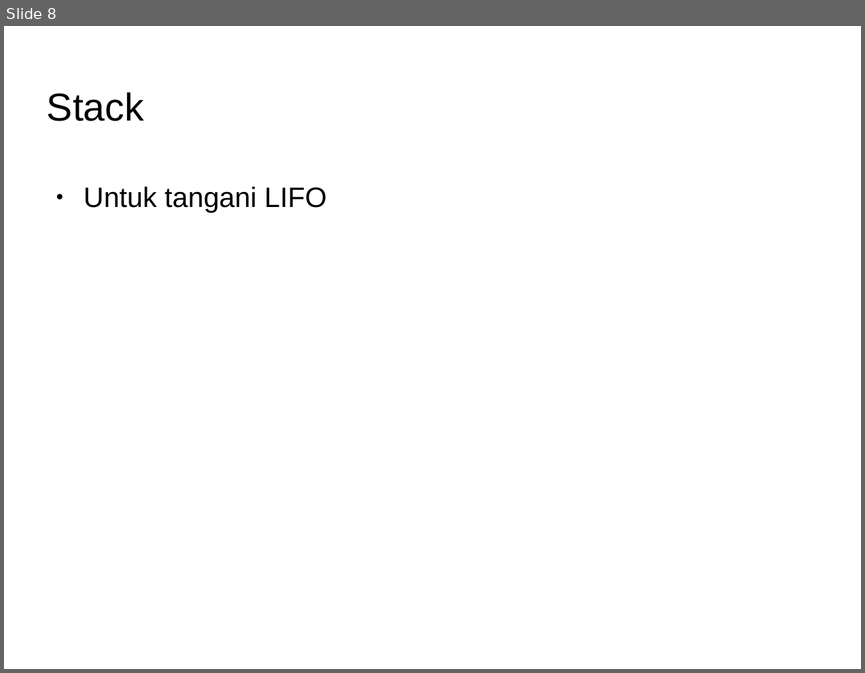
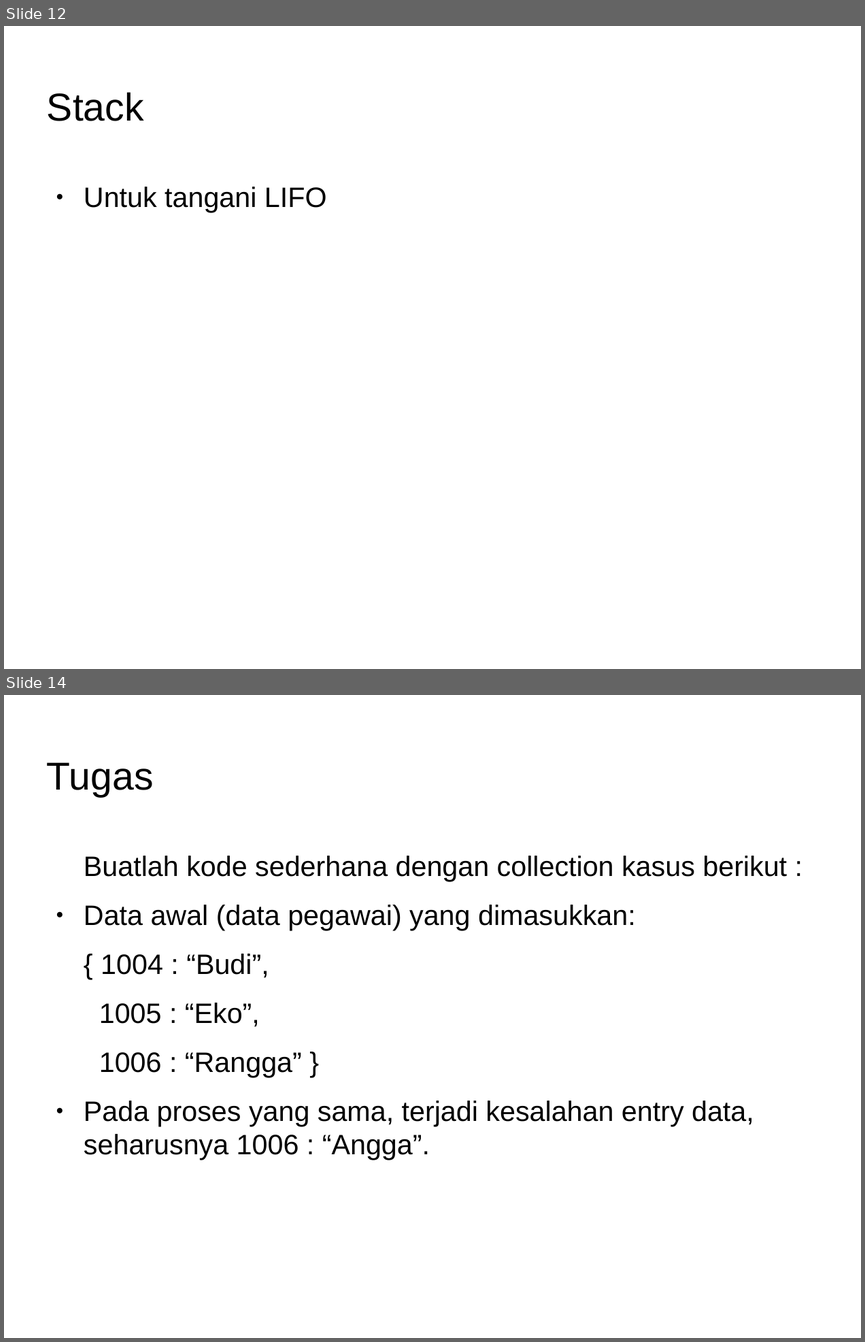
Before and after one commit to Dickyfathur7/pemrograman-komputer-2, a slide deck: 01-collection/slide-collection.odp. Shown one above the other, each under a label of ours: slide 8 before the commit, slides 12 and 14 after it; the slides between them are not shown. The pictures are 865x673 and 865x1342 pixels, drawn with LibreOffice and Linux fonts; fonts in the diff are those of the drawing; background and template pictures are left out. Boxes give left, top, right and bottom in pixels: in the first picture for what was removed or moved away, otherwise in the second. Text is boxed around its words. In the diff, an @@ line names an element or a change of style, - is before the commit and + after.

Commit message:
update materi, plus penambahan tugas

```diff
--- a/01-collection/slide-collection.odp
+++ b/01-collection/slide-collection.odp
@@ slide 14 added at [4,695,861,1338], background picture (left out) @@
@@ title added at [47,762,154,797], 36 pt, text #000000 @@
+Tugas
@@ text added at [84,855,787,1159], 26 pt, text #000000 @@
+Buatlah kode sederhana dengan collection kasus berikut :
+● Data awal (data pegawai) yang dimasukkan:
+{ 1004 : “Budi”,
+1005 : “Eko”,
+1006 : “Rangga” }
+● Pada proses yang sama, terjadi kesalahan entry data, seharusnya 1006 : “Angga”.
@@ what was slide 8 is now slide 12 @@
```
Also in this commit, not shown: 5 other slides added, 2 other files.
